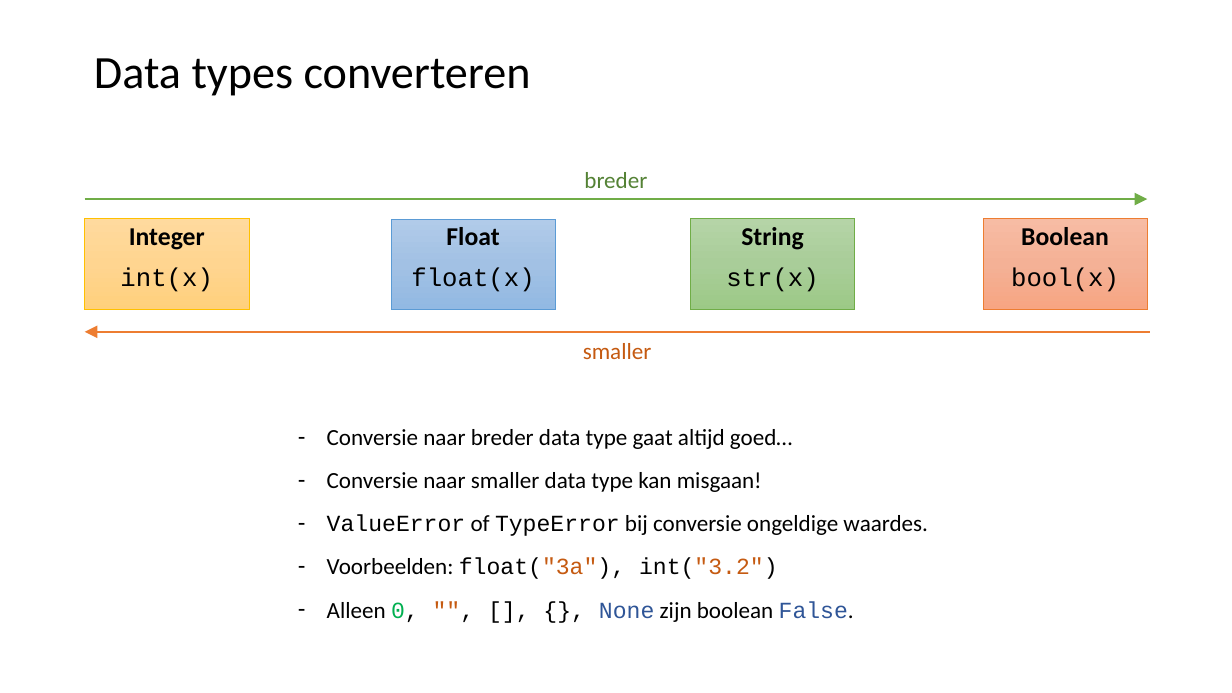
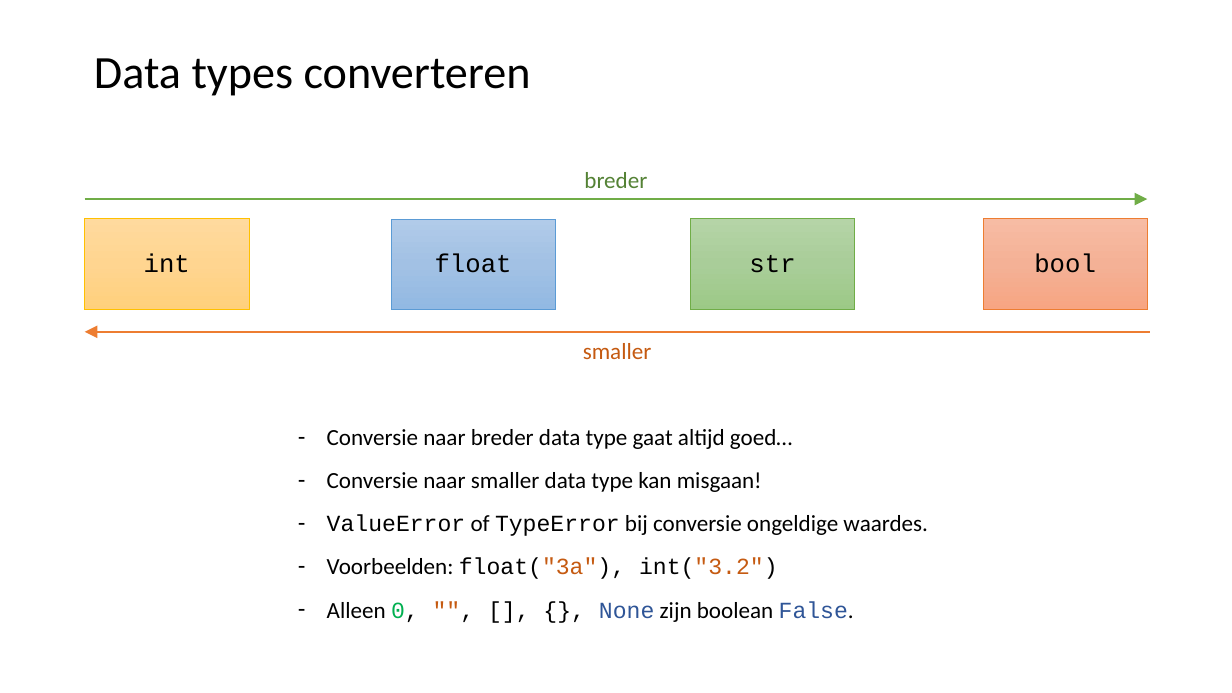
Before and after one commit to LFKoning/knowledge-sharing, a slide deck: slide 7 of python_course_4p/2_syntax_classes/2_syntax_classes.pptx. Drawn at 1232x693 pixels with LibreOffice and Linux fonts; fonts in the diff are those of the drawing. Boxes give left, top, right and bottom in pixels: in the first picture for what was removed or moved away, otherwise in the second. Text is boxed around its words. In the diff, an @@ line names an element or a change of style, - is before the commit and + after.

```diff
--- a/python_course_4p/2_syntax_classes/2_syntax_classes.pptx
+++ b/python_course_4p/2_syntax_classes/2_syntax_classes.pptx
@@ vertical alignment top to middle in 4 elements at (85, 219, 250, 311), (391, 219, 555, 310), (690, 219, 855, 311), (983, 219, 1148, 311) @@
@@ text at (144, 253, 190, 273): text changed; font Calibri to Courier New; bold off @@
-Integer
-int(x)
+int
@@ text in rectangle at (435, 253, 512, 273): text changed @@
-Float
-float(x)
+float
@@ text in rectangle at (749, 255, 795, 273): text changed; font Calibri to Courier New; bold off @@
-String
-str(x)
+str
@@ text in rectangle at (1034, 253, 1096, 273): text changed; font Calibri to Courier New; bold off @@
-Boolean
-bool(x)
+bool
```
Also in this commit, not shown: 9 other slides changed, 8 other files.
